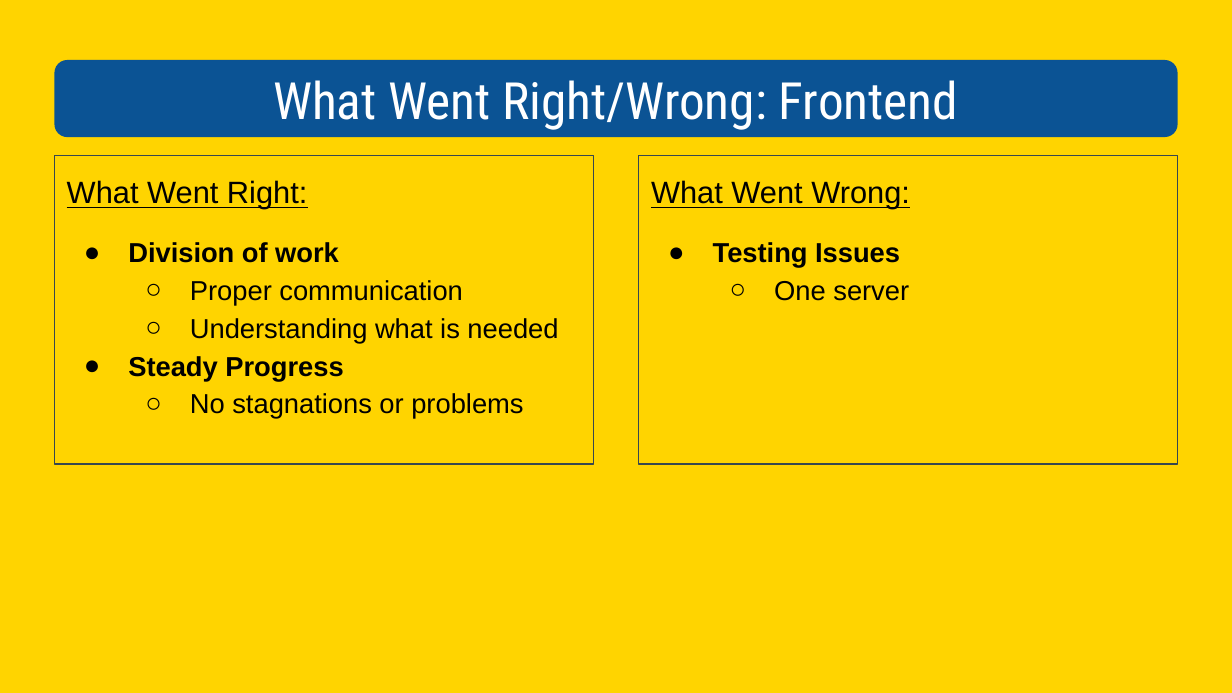
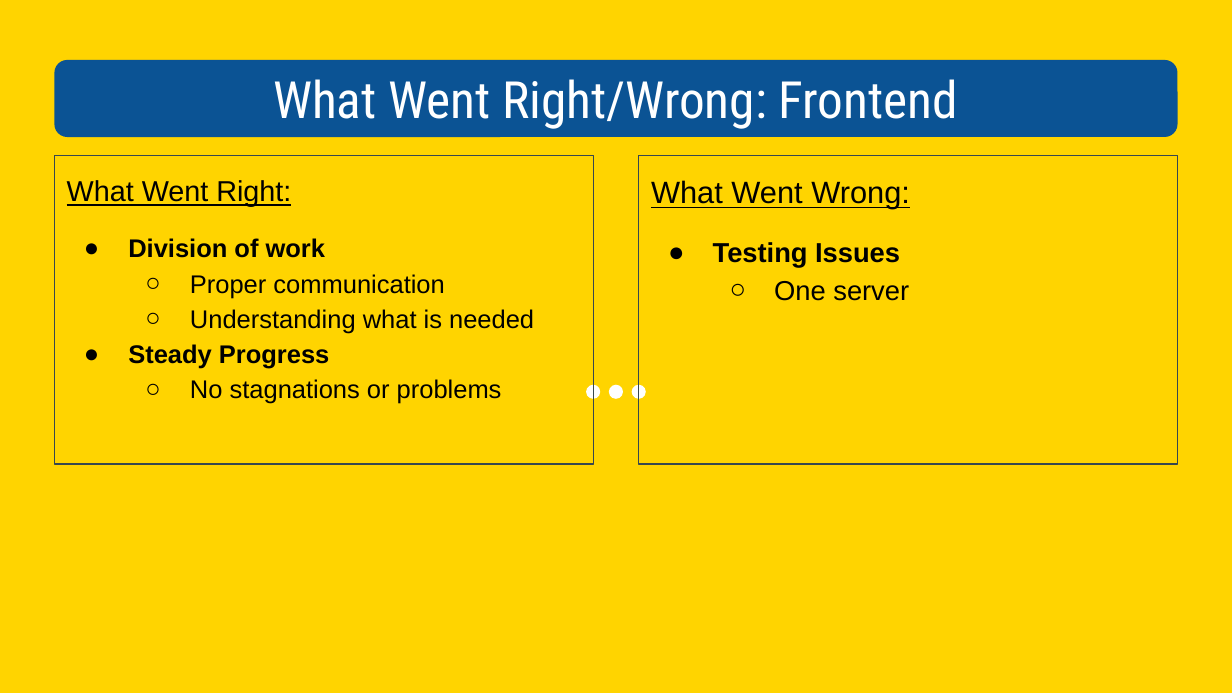
Before and after one commit to NoahAlbert/POOSD-Group8, a slide deck: slide 10 of docs/MyYellowPages.pptx. Drawn at 1232x693 pixels with LibreOffice and Linux fonts; fonts in the diff are those of the drawing. Boxes give left, top, right and bottom in pixels: in the first picture for what was removed or moved away, otherwise in the second. Text is boxed around its words. In the diff, an @@ line names an element or a change of style, - is before the commit and + after.

```diff
--- a/docs/MyYellowPages.pptx
+++ b/docs/MyYellowPages.pptx
@@ text "What Went Right:" at (54,155,593,464): size 18 to 16.8 pt in "What Went Right:"; size 16 to 15 pt in "Division of work", "Proper communication", "Understanding what is needed", "Steady Progress" and 1 more places; outline #37474F 0.75 pt to #37474F 0.74 pt @@
@@ text "What Went Wrong:" at (638,155,1177,464): outline #37474F 0.75 pt to #37474F 0.74 pt @@
@@ ellipse added at (586,384,600,398), fill #FFFFFF @@
@@ ellipse added at (609,384,622,398), fill #FFFFFF @@
@@ ellipse added at (632,384,646,398), fill #FFFFFF @@
```
Also in this commit, not shown: 9 other slides changed.
